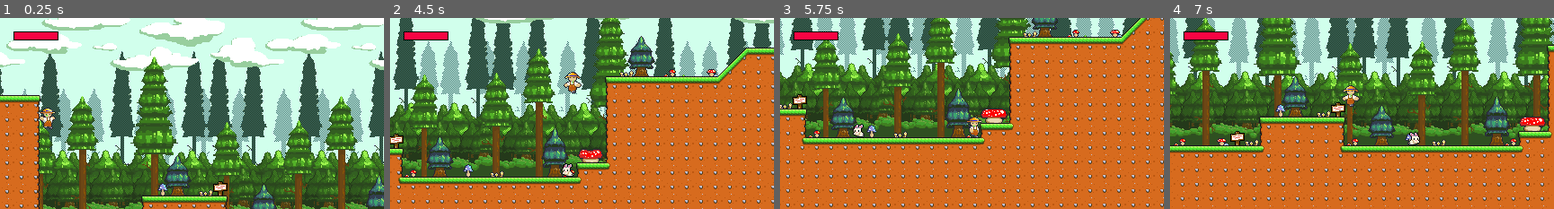
Above: before the commit, frames 1-4 (left to right).
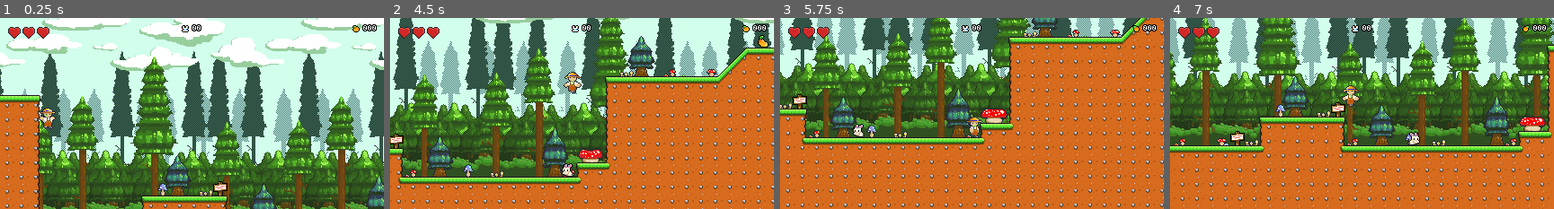
Above: after the commit, the same moments.

Repository: pedrokxz-sys/mango-man
Game: Godot game, scene res://levels/world_01.tscn
The game is run twice, just before and just after one commit, with the same random seed, the same clock (stepped at 60 frames per second) and the same inputs.
Inputs:
- Up to frame 1 (0.25 s): no input
- Up to frame 2 (4.5 s): hold D (ui_right) 0.53-2.03 s; tap W (ui_accept) at 0.77, 1.52, 3.02, 3.77 s; hold A (ui_left) 2.03-2.78 s; hold D (ui_right) 2.78-4.28 s; hold A (ui_left) from 4.28 s (still down)
- Up to frame 3 (5.75 s): tap W (ui_accept) at 4.52 s; release A (ui_left) at 5.03 s; hold D (ui_right) from 5.03 s (still down)
- Up to frame 4 (7 s): release D (ui_right) at 5.78 s; hold A (ui_left) from 5.78 s (still down); tap W (ui_accept) at 6.02, 6.77 s

The runs differ from the first frame. In frame 1, 1.1% of the frame differs, in the area x 2-99%, y 3-12%; in frame 2, 1.2%, in the area x 2-99%, y 3-16%; in frame 3, 1.1%; in frame 4, 1.1%.

Commit message:
hud

Diff:
--- a/actors/health_bar.tscn
+++ /dev/null
@@ -1,28 +0,0 @@
-[gd_scene format=3 uid="uid://ca4rqpf4caooi"]
-
-[ext_resource type="Script" uid="uid://cxlupnuxbc0ng" path="res://scripts/health_bar.gd" id="1_pcgyx"]
-
-[sub_resource type="StyleBoxFlat" id="StyleBoxFlat_gtc4i"]
-bg_color = Color(0.25882354, 0.15686275, 0.21176471, 1)
-border_width_left = 1
-border_width_top = 1
-border_width_right = 1
-border_width_bottom = 1
-border_color = Color(0, 0, 0, 1)
-expand_margin_left = 1.0
-expand_margin_top = 1.0
-expand_margin_right = 1.0
-expand_margin_bottom = 1.0
-
-[sub_resource type="StyleBoxFlat" id="StyleBoxFlat_pcgyx"]
-bg_color = Color(0.972549, 0.015686275, 0.2627451, 1)
-
-[node name="health_bar" type="ProgressBar" unique_id=173443920]
-offset_right = 48.0
-offset_bottom = 8.0
-theme_override_styles/background = SubResource("StyleBoxFlat_gtc4i")
-theme_override_styles/fill = SubResource("StyleBoxFlat_pcgyx")
-max_value = 48.0
-value = 24.0
-show_percentage = false
-script = ExtResource("1_pcgyx")
--- a/actors/hedgehog.tscn
+++ b/actors/hedgehog.tscn
@@ -215,7 +215,7 @@
 one_shot = true
 
 [node name="damage" parent="." unique_id=428252771 instance=ExtResource("5_idqth")]
-damage = 16
+damage = 2
 
 [node name="collision" type="CollisionShape2D" parent="damage" unique_id=1089222508]
 position = Vector2(1, 2)
--- a/actors/player.tscn
+++ b/actors/player.tscn
@@ -428,6 +428,7 @@
 
 [node name="player" type="CharacterBody2D" unique_id=292299474]
 collision_mask = 66
+floor_snap_length = 15.0
 script = ExtResource("1_esgq3")
 
 [node name="remote" type="RemoteTransform2D" parent="." unique_id=1540882322]
--- a/levels/world_01.tscn
+++ b/levels/world_01.tscn
@@ -27,16 +27,24 @@
 [ext_resource type="Script" uid="uid://laudjr4o548y" path="res://scripts/controls.gd" id="21_xjnak"]
 [ext_resource type="PackedScene" uid="uid://dyo6ltwrvyn8q" path="res://prefabs/checkponit.tscn" id="21_yftww"]
 [ext_resource type="Texture2D" uid="uid://cyyojcwy2qqw4" path="res://assets/buttons/ui_button_left_normal.png" id="22_5fif6"]
+[ext_resource type="PackedScene" uid="uid://3b5iwrrhpfhn" path="res://prefabs/mango.tscn" id="22_q0cxt"]
 [ext_resource type="Texture2D" uid="uid://bwaxhjwopi82l" path="res://assets/buttons/ui_button_right_normal.png" id="23_ao123"]
 [ext_resource type="Texture2D" uid="uid://byaug8ywyngv7" path="res://assets/buttons/ui_button_left_pressed.png" id="23_qannr"]
 [ext_resource type="Texture2D" uid="uid://bqgq2j0ty8y5j" path="res://assets/buttons/ui_button_up_normal.png" id="24_qannr"]
 [ext_resource type="Texture2D" uid="uid://dre8fvu34ohsw" path="res://assets/buttons/ui_button_right_pressed.png" id="25_xjnak"]
 [ext_resource type="Texture2D" uid="uid://b5jd0rkilr34m" path="res://assets/buttons/ui_button_up_pressed.png" id="27_qannr"]
-[ext_resource type="PackedScene" uid="uid://ca4rqpf4caooi" path="res://actors/health_bar.tscn" id="29_gmex4"]
 [ext_resource type="Texture2D" uid="uid://cvrf4cf3bn0ok" path="res://assets/buttons/ui_button_collect_normal.png" id="29_imfvm"]
 [ext_resource type="Texture2D" uid="uid://bvfmyyd8cnrxs" path="res://assets/buttons/ui_button_collect_pressed.png" id="30_7k4mt"]
 [ext_resource type="Texture2D" uid="uid://4l42oi4cajvq" path="res://assets/buttons/ui_button_crouch_normal.png" id="33_lqgom"]
 [ext_resource type="Texture2D" uid="uid://bwh7pdrw5hb8e" path="res://assets/buttons/ui_button_crouch_pressed.png" id="34_av01a"]
+[ext_resource type="PackedScene" uid="uid://cdur8uxwmfegp" path="res://prefabs/player_health.tscn" id="37_yftww"]
+[ext_resource type="Script" uid="uid://c247esetbrstq" path="res://scripts/hud_manager.gd" id="39_qwk1a"]
+[ext_resource type="Texture2D" uid="uid://b8eaef3k8gdhm" path="res://assets/buttons/icons/01_mango_icon.png" id="40_ln80i"]
+[ext_resource type="Texture2D" uid="uid://cluudi68hvqmh" path="res://assets/buttons/icons/animals_icon.png" id="41_brbtt"]
+[ext_resource type="Texture2D" uid="uid://ckcmfjn716l57" path="res://assets/buttons/icons/02_mango_icon.png" id="41_jt6s7"]
+[ext_resource type="Texture2D" uid="uid://bfpbvs6q8ecjn" path="res://assets/buttons/icons/03_mango_icon.png" id="42_qjjnp"]
+[ext_resource type="FontFile" uid="uid://2jgdu5anlho6" path="res://assets/fonts/RevMiniPixel.ttf" id="43_4xcht"]
+[ext_resource type="Texture2D" uid="uid://c3r0dsrh840nw" path="res://assets/buttons/icons/04_mango_icon.png" id="43_5ha83"]
 
 [sub_resource type="TileSetAtlasSource" id="TileSetAtlasSource_fwd2m"]
 texture = ExtResource("6_j8rs1")
@@ -180,6 +188,16 @@
 physics_layer_0/collision_mask = 0
 sources/2 = SubResource("TileSetAtlasSource_or7x1")
 
+[sub_resource type="AnimatedTexture" id="AnimatedTexture_jt6s7"]
+frames = 4
+frame_0/texture = ExtResource("40_ln80i")
+frame_1/texture = ExtResource("41_jt6s7")
+frame_1/duration = 1.0
+frame_2/texture = ExtResource("42_qjjnp")
+frame_2/duration = 1.0
+frame_3/texture = ExtResource("43_5ha83")
+frame_3/duration = 1.0
+
 [node name="world_01" type="Node2D" unique_id=161476231]
 script = ExtResource("1_4qpc8")
 
@@ -346,7 +364,42 @@
 shape = SubResource("RectangleShape2D_yftww")
 
 [node name="checkponit" parent="prefabs" unique_id=451530289 instance=ExtResource("21_yftww")]
-position = Vector2(992, 96)
+position = Vector2(1272, 112)
+
+[node name="checkponit2" parent="prefabs" unique_id=1038903353 instance=ExtResource("21_yftww")]
+position = Vector2(2696, 48)
+
+[node name="player_start_position" type="Marker2D" parent="prefabs" unique_id=1614829842]
+position = Vector2(24, 40)
+
+[node name="items" type="Node2D" parent="." unique_id=1106800586]
+
+[node name="mango" parent="items" unique_id=196032973 instance=ExtResource("22_q0cxt")]
+position = Vector2(624, 48)
+
+[node name="mango2" parent="items" unique_id=163533698 instance=ExtResource("22_q0cxt")]
+position = Vector2(912, 128)
+
+[node name="mango3" parent="items" unique_id=1978733454 instance=ExtResource("22_q0cxt")]
+position = Vector2(936, 128)
+
+[node name="mango4" parent="items" unique_id=23772680 instance=ExtResource("22_q0cxt")]
+position = Vector2(960, 128)
+
+[node name="mango5" parent="items" unique_id=490002597 instance=ExtResource("22_q0cxt")]
+position = Vector2(1128, 128)
+
+[node name="mango6" parent="items" unique_id=261114150 instance=ExtResource("22_q0cxt")]
+position = Vector2(1568, 176)
+
+[node name="mango7" parent="items" unique_id=558722233 instance=ExtResource("22_q0cxt")]
+position = Vector2(2056, 128)
+
+[node name="mango8" parent="items" unique_id=229798620 instance=ExtResource("22_q0cxt")]
+position = Vector2(2336, 160)
+
+[node name="mango9" parent="items" unique_id=717217931 instance=ExtResource("22_q0cxt")]
+position = Vector2(2616, 80)
 
 [node name="player" parent="." unique_id=292299474 instance=ExtResource("1_5t0fn")]
 position = Vector2(24, 56)
@@ -427,11 +480,68 @@
 
 [node name="HUD" type="CanvasLayer" parent="." unique_id=1732923701]
 
-[node name="health_bar" parent="HUD" unique_id=173443920 instance=ExtResource("29_gmex4")]
-offset_left = 16.0
-offset_top = 16.0
-offset_right = 64.0
-offset_bottom = 24.0
-
-[node name="player_start_position" type="Marker2D" parent="." unique_id=1614829842]
-position = Vector2(24, 40)
+[node name="player_health" parent="HUD" unique_id=873261381 instance=ExtResource("37_yftww")]
+position = Vector2(32, 16)
+
+[node name="control" type="Control" parent="HUD" unique_id=1031888346]
+layout_mode = 3
+anchors_preset = 15
+anchor_right = 1.0
+anchor_bottom = 1.0
+grow_horizontal = 2
+grow_vertical = 2
+script = ExtResource("39_qwk1a")
+
+[node name="container" type="MarginContainer" parent="HUD/control" unique_id=319950899]
+layout_mode = 1
+anchors_preset = 15
+anchor_right = 1.0
+anchor_bottom = 1.0
+grow_horizontal = 2
+grow_vertical = 2
+theme_override_constants/margin_left = 8
+theme_override_constants/margin_top = 8
+theme_override_constants/margin_right = 8
+theme_override_constants/margin_bottom = 8
+
+[node name="mango_container" type="HBoxContainer" parent="HUD/control/container" unique_id=1030315721]
+layout_mode = 2
+size_flags_horizontal = 8
+size_flags_vertical = 0
+
+[node name="mango_icon" type="TextureRect" parent="HUD/control/container/mango_container" unique_id=321452641]
+layout_mode = 2
+size_flags_horizontal = 0
+size_flags_vertical = 0
+texture = SubResource("AnimatedTexture_jt6s7")
+
+[node name="mango_counter" type="Label" parent="HUD/control/container/mango_container" unique_id=1092142403]
+layout_mode = 2
+size_flags_horizontal = 8
+size_flags_vertical = 0
+theme_override_colors/font_outline_color = Color(0, 0, 0, 1)
+theme_override_constants/outline_size = 4
+theme_override_fonts/font = ExtResource("43_4xcht")
+theme_override_font_sizes/font_size = 8
+text = "000"
+
+[node name="score_container" type="HBoxContainer" parent="HUD/control/container" unique_id=1486279722]
+layout_mode = 2
+size_flags_horizontal = 4
+size_flags_vertical = 0
+
+[node name="mango_icon" type="TextureRect" parent="HUD/control/container/score_container" unique_id=1189241531]
+layout_mode = 2
+size_flags_horizontal = 4
+size_flags_vertical = 0
+texture = ExtResource("41_brbtt")
+
+[node name="score_counter" type="Label" parent="HUD/control/container/score_container" unique_id=891571331]
+layout_mode = 2
+size_flags_horizontal = 4
+size_flags_vertical = 0
+theme_override_colors/font_outline_color = Color(0, 0, 0, 1)
+theme_override_constants/outline_size = 4
+theme_override_fonts/font = ExtResource("43_4xcht")
+theme_override_font_sizes/font_size = 8
+text = "000"
--- /dev/null
+++ b/prefabs/mango.tscn
@@ -0,0 +1,93 @@
+[gd_scene format=3 uid="uid://3b5iwrrhpfhn"]
+
+[ext_resource type="Script" uid="uid://d0777or7frim1" path="res://scripts/mango.gd" id="1_7aa1i"]
+[ext_resource type="Texture2D" uid="uid://failjcjv74w6" path="res://assets/items/mango.png" id="2_gqx06"]
+
+[sub_resource type="AtlasTexture" id="AtlasTexture_waf7k"]
+atlas = ExtResource("2_gqx06")
+region = Rect2(0, 16, 16, 16)
+
+[sub_resource type="AtlasTexture" id="AtlasTexture_613gq"]
+atlas = ExtResource("2_gqx06")
+region = Rect2(16, 16, 16, 16)
+
+[sub_resource type="AtlasTexture" id="AtlasTexture_ot6eq"]
+atlas = ExtResource("2_gqx06")
+region = Rect2(32, 16, 16, 16)
+
+[sub_resource type="AtlasTexture" id="AtlasTexture_71c8g"]
+atlas = ExtResource("2_gqx06")
+region = Rect2(48, 16, 16, 16)
+
+[sub_resource type="AtlasTexture" id="AtlasTexture_m5qif"]
+atlas = ExtResource("2_gqx06")
+region = Rect2(0, 0, 16, 16)
+
+[sub_resource type="AtlasTexture" id="AtlasTexture_ox5ml"]
+atlas = ExtResource("2_gqx06")
+region = Rect2(16, 0, 16, 16)
+
+[sub_resource type="AtlasTexture" id="AtlasTexture_p36mk"]
+atlas = ExtResource("2_gqx06")
+region = Rect2(32, 0, 16, 16)
+
+[sub_resource type="AtlasTexture" id="AtlasTexture_b0mjj"]
+atlas = ExtResource("2_gqx06")
+region = Rect2(48, 0, 16, 16)
+
+[sub_resource type="SpriteFrames" id="SpriteFrames_omo2j"]
+animations = [{
+"frames": [{
+"duration": 1.0,
+"texture": SubResource("AtlasTexture_waf7k")
+}, {
+"duration": 1.0,
+"texture": SubResource("AtlasTexture_613gq")
+}, {
+"duration": 1.0,
+"texture": SubResource("AtlasTexture_ot6eq")
+}, {
+"duration": 1.0,
+"texture": SubResource("AtlasTexture_71c8g")
+}],
+"loop": false,
+"name": &"collect",
+"speed": 5.0
+}, {
+"frames": [{
+"duration": 1.0,
+"texture": SubResource("AtlasTexture_m5qif")
+}, {
+"duration": 1.0,
+"texture": SubResource("AtlasTexture_ox5ml")
+}, {
+"duration": 1.0,
+"texture": SubResource("AtlasTexture_p36mk")
+}, {
+"duration": 1.0,
+"texture": SubResource("AtlasTexture_b0mjj")
+}],
+"loop": true,
+"name": &"idle",
+"speed": 5.0
+}]
+
+[sub_resource type="CircleShape2D" id="CircleShape2D_mer0g"]
+radius = 9.0
+
+[node name="mango" type="Area2D" unique_id=196032973]
+collision_layer = 8
+script = ExtResource("1_7aa1i")
+
+[node name="anim" type="AnimatedSprite2D" parent="." unique_id=1019193871]
+position = Vector2(0, -8)
+sprite_frames = SubResource("SpriteFrames_omo2j")
+animation = &"idle"
+autoplay = "idle"
+
+[node name="collision" type="CollisionShape2D" parent="." unique_id=609351162]
+position = Vector2(0, -9)
+shape = SubResource("CircleShape2D_mer0g")
+
+[connection signal="body_entered" from="." to="." method="_on_body_entered"]
+[connection signal="animation_finished" from="anim" to="." method="_on_anim_animation_finished"]
--- /dev/null
+++ b/prefabs/player_health.tscn
@@ -0,0 +1,98 @@
+[gd_scene format=3 uid="uid://cdur8uxwmfegp"]
+
+[ext_resource type="Script" uid="uid://hts4u6fk6e6p" path="res://scripts/player_health.gd" id="1_iddtj"]
+[ext_resource type="Texture2D" uid="uid://cwg1gynbsjlex" path="res://assets/buttons/health.png" id="2_8hlj0"]
+
+[sub_resource type="AtlasTexture" id="AtlasTexture_iddtj"]
+atlas = ExtResource("2_8hlj0")
+region = Rect2(0, 96, 48, 16)
+
+[sub_resource type="AtlasTexture" id="AtlasTexture_8hlj0"]
+atlas = ExtResource("2_8hlj0")
+region = Rect2(0, 80, 48, 16)
+
+[sub_resource type="AtlasTexture" id="AtlasTexture_7gbe4"]
+atlas = ExtResource("2_8hlj0")
+region = Rect2(0, 64, 48, 16)
+
+[sub_resource type="AtlasTexture" id="AtlasTexture_3hsiu"]
+atlas = ExtResource("2_8hlj0")
+region = Rect2(0, 48, 48, 16)
+
+[sub_resource type="AtlasTexture" id="AtlasTexture_d1mii"]
+atlas = ExtResource("2_8hlj0")
+region = Rect2(0, 32, 48, 16)
+
+[sub_resource type="AtlasTexture" id="AtlasTexture_vgewe"]
+atlas = ExtResource("2_8hlj0")
+region = Rect2(0, 16, 48, 16)
+
+[sub_resource type="AtlasTexture" id="AtlasTexture_lgvg4"]
+atlas = ExtResource("2_8hlj0")
+region = Rect2(0, 0, 48, 16)
+
+[sub_resource type="SpriteFrames" id="SpriteFrames_wcrdm"]
+animations = [{
+"frames": [{
+"duration": 1.0,
+"texture": SubResource("AtlasTexture_iddtj")
+}],
+"loop": true,
+"name": &"0",
+"speed": 5.0
+}, {
+"frames": [{
+"duration": 1.0,
+"texture": SubResource("AtlasTexture_8hlj0")
+}],
+"loop": true,
+"name": &"0.5",
+"speed": 5.0
+}, {
+"frames": [{
+"duration": 1.0,
+"texture": SubResource("AtlasTexture_7gbe4")
+}],
+"loop": true,
+"name": &"1",
+"speed": 5.0
+}, {
+"frames": [{
+"duration": 1.0,
+"texture": SubResource("AtlasTexture_3hsiu")
+}],
+"loop": true,
+"name": &"1.5",
+"speed": 5.0
+}, {
+"frames": [{
+"duration": 1.0,
+"texture": SubResource("AtlasTexture_d1mii")
+}],
+"loop": true,
+"name": &"2",
+"speed": 5.0
+}, {
+"frames": [{
+"duration": 1.0,
+"texture": SubResource("AtlasTexture_vgewe")
+}],
+"loop": true,
+"name": &"2.5",
+"speed": 5.0
+}, {
+"frames": [{
+"duration": 1.0,
+"texture": SubResource("AtlasTexture_lgvg4")
+}],
+"loop": true,
+"name": &"3",
+"speed": 5.0
+}]
+
+[node name="player_health" type="Node2D" unique_id=873261381]
+script = ExtResource("1_iddtj")
+
+[node name="anim" type="AnimatedSprite2D" parent="." unique_id=218851888]
+sprite_frames = SubResource("SpriteFrames_wcrdm")
+animation = &"0"
--- a/scripts/damage.gd
+++ b/scripts/damage.gd
@@ -1,4 +1,4 @@
 extends Area2D
 
-@export var damage := 8
+@export var damage := 1
 @export var knockback: Vector2 = Vector2(250, -450)
--- a/scripts/health_bar.gd
+++ /dev/null
@@ -1,8 +0,0 @@
-extends ProgressBar
-
-func _ready() -> void:
-	Globals.health_changed.connect(health_update)
-	health_update()
-
-func health_update() -> void:
-	value = Globals.health
--- /dev/null
+++ b/scripts/hud_manager.gd
@@ -0,0 +1,13 @@
+extends Control
+
+@onready var mango_counter: Label = $container/mango_container/mango_counter
+@onready var score_counter: Label = $container/score_container/score_counter
+
+
+func _ready() -> void:
+	mango_counter.text = str("%03d" % Globals.mangos)
+	score_counter.text = str("%02d" % Globals.score)
+
+func _process(delta: float) -> void:
+	mango_counter.text = str("%03d" % Globals.mangos)
+	score_counter.text = str("%02d" % Globals.score)
--- /dev/null
+++ b/scripts/mango.gd
@@ -0,0 +1,13 @@
+extends Area2D
+
+@onready var anim: AnimatedSprite2D = $anim
+var mango := 1
+
+func _on_body_entered(body: Node2D) -> void:
+	if body.name == "player":
+		anim.play("collect")
+		await  $collision.call_deferred("queue_free")
+		Globals.mangos += mango
+
+func _on_anim_animation_finished() -> void:
+	queue_free()
--- a/scripts/player.gd
+++ b/scripts/player.gd
@@ -88,6 +88,7 @@
 #se um animal entrar encotato com o hitbox ele some
 func _on_hitbox_body_entered(body: Node2D) -> void:
 	if body.is_in_group("animals"):
+		Globals.score += 1
 		body.queue_free()
 
 #quando a animaçao de ataque terminar o estado de ataque e falso
@@ -138,7 +139,8 @@
 	texture.scale.x = -1
 
 func handle_death_zone():
-	Globals.health -= 16
+	Globals.health -= 2
+	Globals.health_changed.emit()
 	visible = false
 	set_physics_process(false)
 
--- /dev/null
+++ b/scripts/player_health.gd
@@ -0,0 +1,35 @@
+extends Node2D
+
+@onready var anim: AnimatedSprite2D = $anim
+
+
+func _process(delta: float) -> void:
+	if Globals.health == 6:
+		anim.play("3")
+
+	if Globals.health == 5:
+		anim.play("2.5")
+
+	if Globals.health == 4:
+		anim.play("2")
+
+	if Globals.health == 3:
+		anim.play("1.5")
+
+	if Globals.health == 2:
+		anim.play("1")
+
+	if Globals.health == 1:
+		anim.play("0.5")
+
+	if Globals.health == 0:
+		anim.play("0")
+
+	Globals.health_changed.connect(health_changed)
+
+func health_changed():
+	var tween := get_tree().create_tween()
+
+	# efeito vermelho
+	anim.modulate = Color(1, 0, 0, 1)
+	tween.parallel().tween_property(anim, "modulate", Color(1, 1, 1, 1), 0.25)
--- a/scripts/world_01.gd
+++ b/scripts/world_01.gd
@@ -3,7 +3,8 @@
 @onready var player := $player as CharacterBody2D
 @onready var player_scene = preload("res://actors/player.tscn")
 @onready var camera := $Camera2D as Camera2D
-@onready var player_start_position: Marker2D = $player_start_position
+@onready var player_start_position: Marker2D = $prefabs/player_start_position
+
 
 func _ready() -> void:
 	Globals.player_start_position = player_start_position
@@ -18,6 +19,6 @@
 	Globals.player = player
 	Globals.player.follow_camera(camera)
 	Globals.player.player_has_died.connect(reload_game)
-	Globals.health = 48
+	Globals.health = 6
 	Globals.respawn_player()
 	#get_tree().reload_current_scene()
--- a/singletons/globals.gd
+++ b/singletons/globals.gd
@@ -2,10 +2,11 @@
 
 signal health_changed
 
-var health: int = 48:
-	set(value):
-		health = value
-		health_changed.emit()
+var mangos:= 0
+
+var score:= 0
+
+var health:= 6
 
 var player = null
 
Binary file added: assets/buttons/health.png
Not shown, added: assets/buttons/health.png.import
Binary file added: assets/buttons/icons/01_mango_icon.png
Not shown, added: assets/buttons/icons/01_mango_icon.png.import
Binary file added: assets/buttons/icons/02_mango_icon.png
Not shown, added: assets/buttons/icons/02_mango_icon.png.import
Binary file added: assets/buttons/icons/03_mango_icon.png
Not shown, added: assets/buttons/icons/03_mango_icon.png.import
Binary file added: assets/buttons/icons/04_mango_icon.png
Not shown, added: assets/buttons/icons/04_mango_icon.png.import
Binary file added: assets/buttons/icons/animals_icon.png
Not shown, added: assets/buttons/icons/animals_icon.png.import
(and 6 more such lines)
